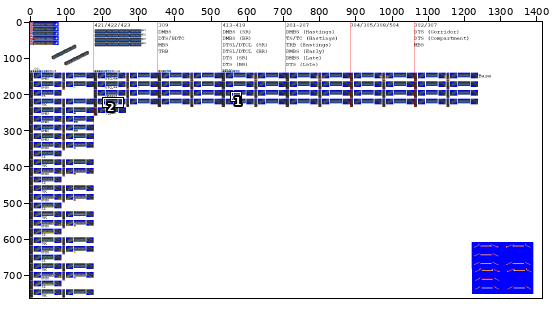
Two versions of one sprite sheet, gfx/UNUSED & MIXED/mk1_emu.png. The picture above shows the old version from afar; the outline marks the close-up.
Close-up. As it was:
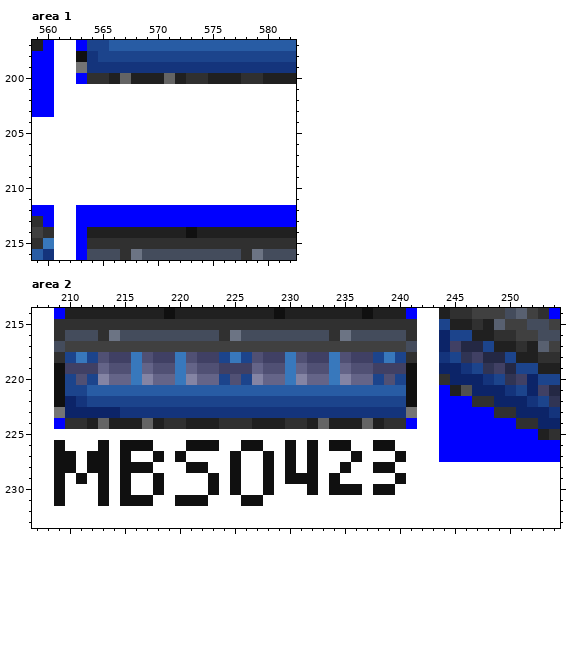
The file is 1415x764 pixels. Colours within 5 levels of each other are drawn and written as one. Shown: area 1: x 559..582, y 197..216; area 2: x 207..254, y 214..233. The commit also changed other parts of the picture, which this record leaves out.
New version:
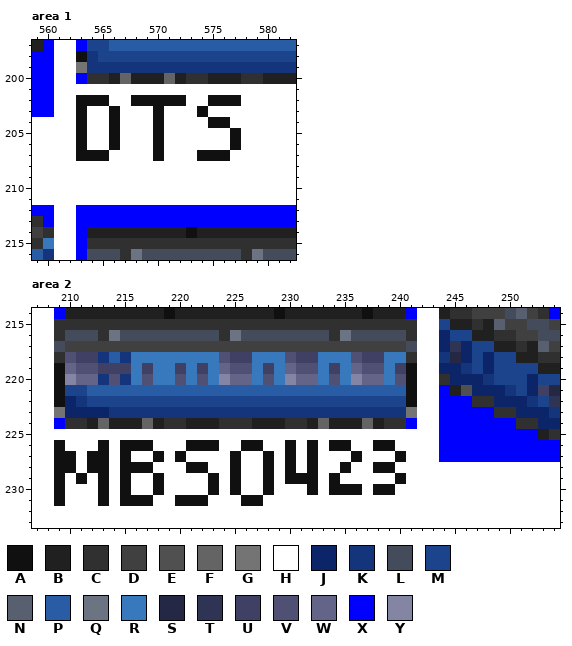
Palette (. is transparent): A #101010  B #202020  C #303030  D #404040  E #505050  F #646464  G #747474  H #ffffff  J #0c2468  K #14347c  L #444c5c  M #1c448c  N #586070  P #285ca4  Q #6c7484  R #3878bc  S #242844  T #303454  U #404064  V #505074  W #646488  X #0000ff  Y #8484a4
Difference:
{"where": "area 1"}
{"y":202,"x":563,"old":"HHH","new":"AAA"}
{"y":202,"x":568,"old":"HHHHH","new":"AAAAA"}
{"y":202,"x":575,"old":"HHH","new":"AAA"}
{"y":203,"x":563,"old":"H","new":"A"}
{"y":203,"x":566,"old":"H","new":"A"}
{"y":203,"x":570,"old":"H","new":"A"}
{"y":203,"x":574,"old":"H","new":"A"}
{"y":204,"x":563,"old":"H","new":"A"}
{"y":204,"x":566,"old":"H","new":"A"}
{"y":204,"x":570,"old":"H","new":"A"}
{"y":204,"x":575,"old":"HH","new":"AA"}
{"y":205,"x":563,"old":"H","new":"A"}
{"y":205,"x":566,"old":"H","new":"A"}
{"y":205,"x":570,"old":"H","new":"A"}
{"y":205,"x":577,"old":"H","new":"A"}
{"y":206,"x":563,"old":"H","new":"A"}
{"y":206,"x":566,"old":"H","new":"A"}
{"y":206,"x":570,"old":"H","new":"A"}
{"y":206,"x":577,"old":"H","new":"A"}
{"y":207,"x":563,"old":"HHH","new":"AAA"}
{"y":207,"x":570,"old":"H","new":"A"}
{"y":207,"x":574,"old":"HHH","new":"AAA"}
{"where": "area 2"}
{"y":217,"x":245,"old":"USS","new":"TJM"}
{"y":218,"x":210,"old":"MRMVUU","new":"VUUKPK"}
{"y":218,"x":217,"old":"VUU","new":"RRR"}
{"y":218,"x":221,"old":"VUUMRMVUURV","new":"RRRVUURRRVU"}
{"y":218,"x":233,"old":"U","new":"R"}
{"y":218,"x":235,"old":"VU","new":"RV"}
{"y":218,"x":238,"old":"M","new":"U"}
{"y":218,"x":240,"old":"M","new":"R"}
{"y":218,"x":245,"old":"MTUSS","new":"SJMJM"}
{"y":219,"x":210,"old":"UUUWVV","new":"WVVUUU"}
{"y":219,"x":217,"old":"WVVRWVVUUUWVVRW","new":"URRURURWVVRURWV"}
{"y":219,"x":233,"old":"VRWV","new":"RURW"}
{"y":219,"x":238,"old":"UU","new":"VR"}
{"y":219,"x":248,"old":"TUS","new":"JMM"}
{"y":220,"x":210,"old":"MVMYWW","new":"YWWKVK"}
{"y":220,"x":217,"old":"YWWRYWWMVMYWWRY","new":"VRRVRVRYWWRVRYW"}
{"y":220,"x":233,"old":"WRYW","new":"RVRY"}
{"y":220,"x":238,"old":"MVM","new":"WRV"}
{"y":220,"x":250,"old":"TU","new":"MM"}
{"y":223,"x":214,"old":"J","new":"K"}
